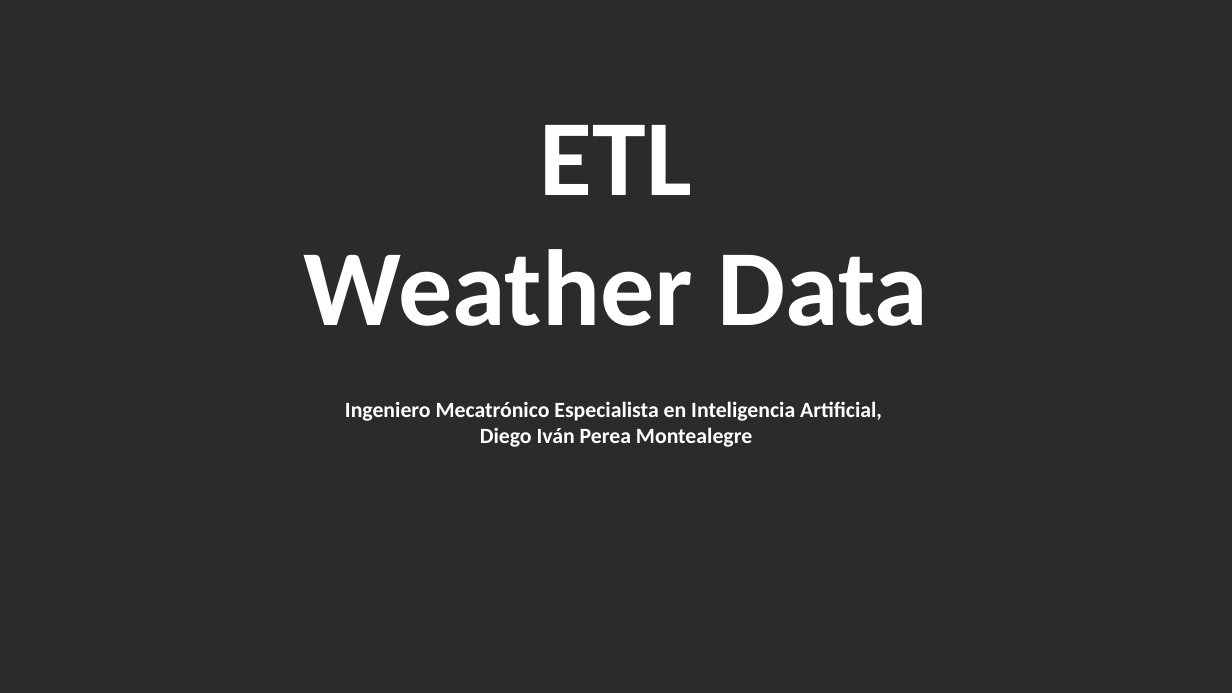
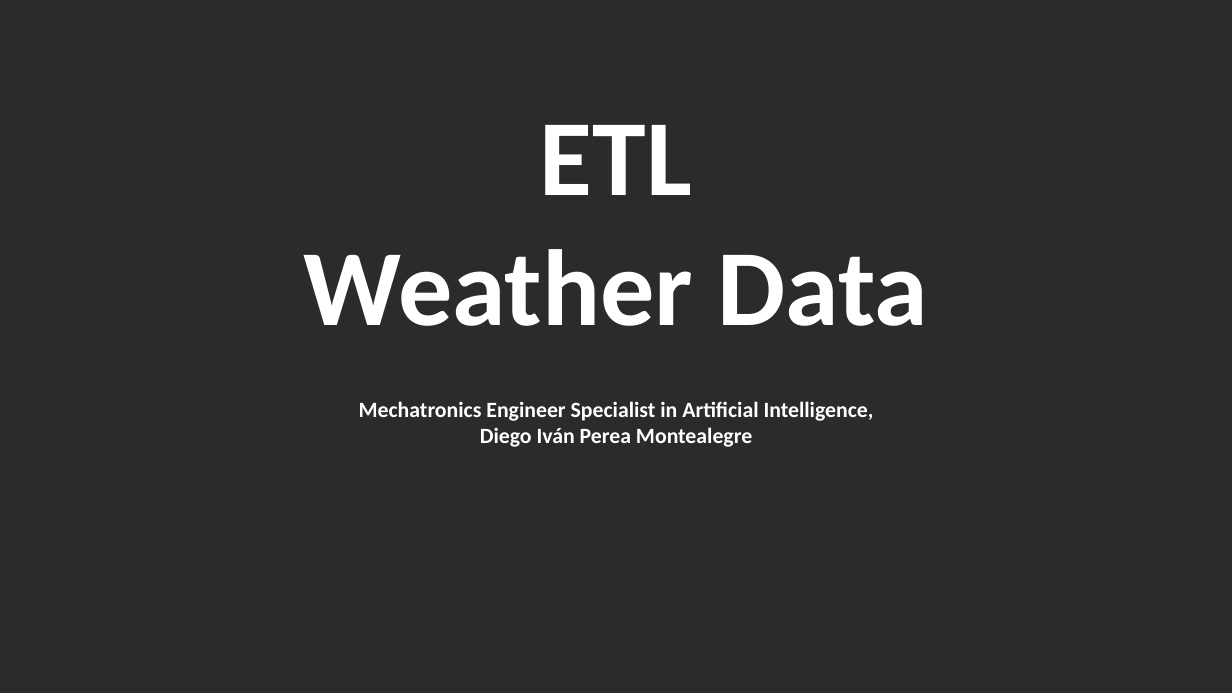
Before and after one commit to diegoperea20/Project-ETL, a slide deck: slide 1 of PresentationETL.pptx. Drawn at 1232x693 pixels with LibreOffice and Linux fonts; fonts in the diff are those of the drawing; background and template pictures are left out; a plain dark background stands for a picture behind light text. Boxes give left, top, right and bottom in pixels: in the first picture for what was removed or moved away, otherwise in the second. Text is boxed around its words. In the diff, an @@ line names an element or a change of style, - is before the commit and + after.

Commit message:
style: changed to english

```diff
--- a/PresentationETL.pptx
+++ b/PresentationETL.pptx
@@ text at bbox=[359, 401, 874, 421]: text changed @@
-Ingeniero Mecatrónico Especialista en Inteligencia Artificial,
+Mechatronics Engineer Specialist in Artificial Intelligence,
```
